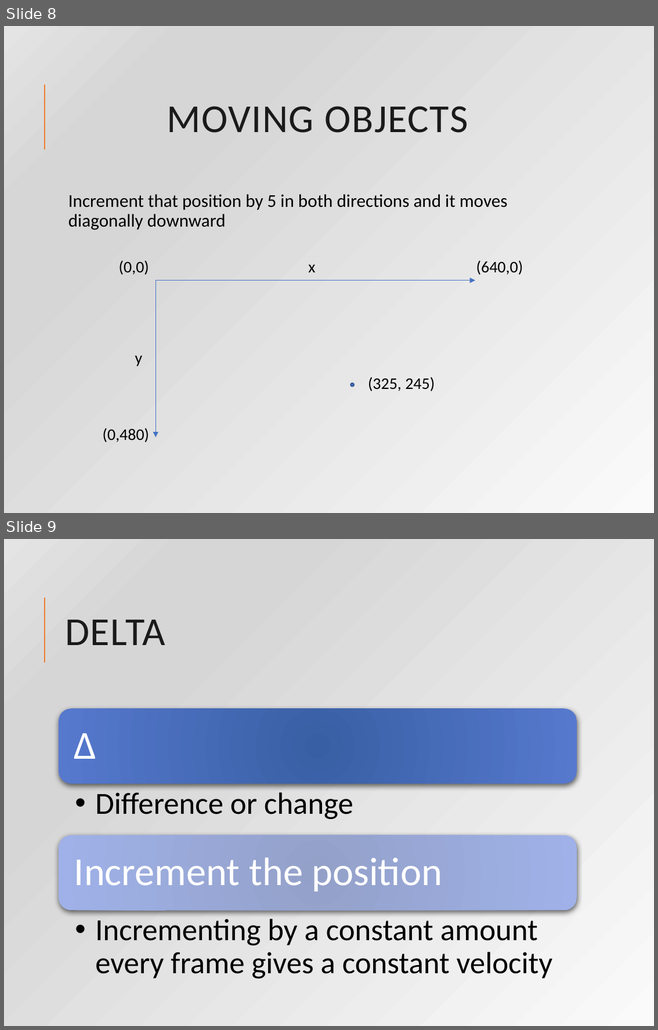
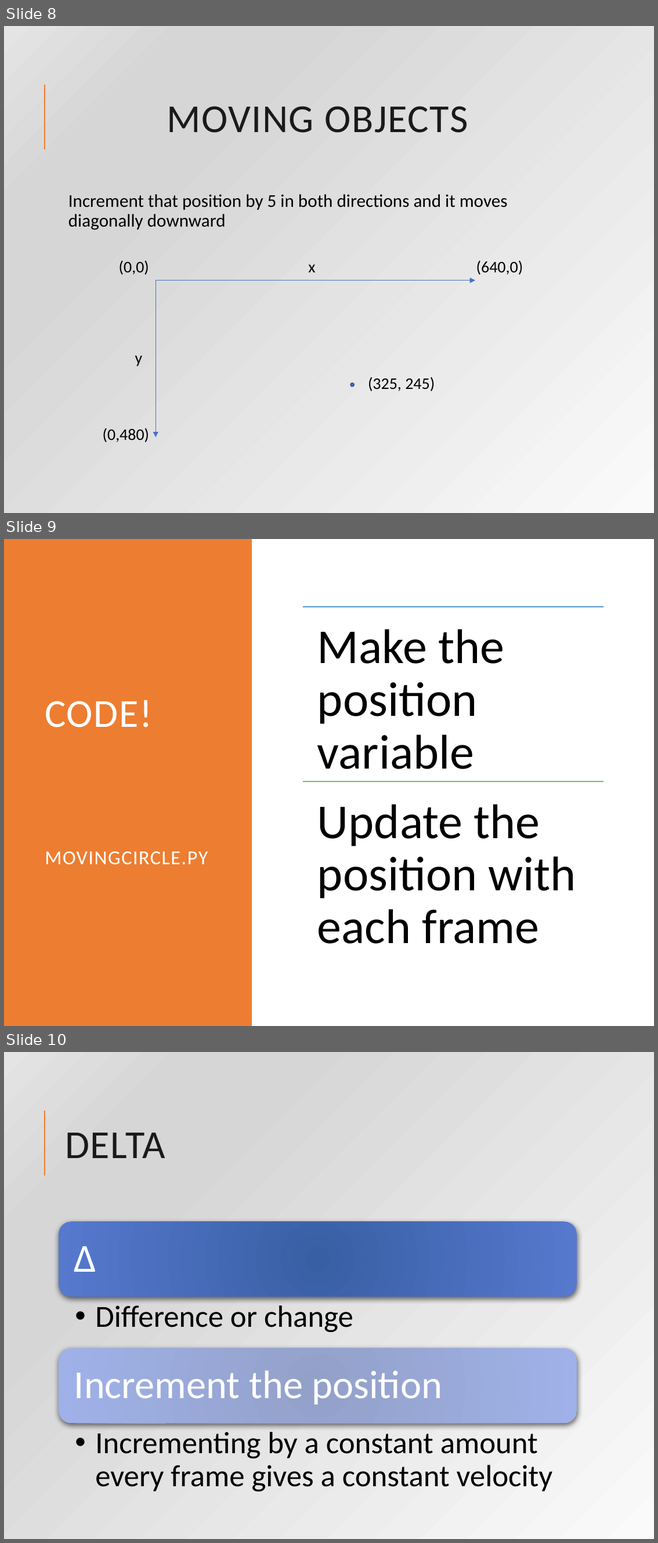
Before and after one commit to rsera/Junior-Knights, a slide deck: Python Day 10 Pygame 2.pptx. Shown one above the other, each under a label of ours: slides 8 and 9 before the commit, slides 8, 9 and 10 after it. The pictures are 658x1030 and 658x1543 pixels, drawn with LibreOffice and Linux fonts; fonts in the diff are those of the drawing. Boxes give left, top, right and bottom in pixels: in the first picture for what was removed or moved away, otherwise in the second. Text is boxed around its words. In the diff, an @@ line names an element or a change of style, - is before the commit and + after.

```diff
--- a/Python Day 10 Pygame 2.pptx
+++ b/Python Day 10 Pygame 2.pptx
@@ slide 9 added at box(4, 539, 654, 1026), background #FFFFFF @@
@@ rectangle added at box(4, 539, 252, 1026), fill #ED7D31 @@
@@ title added at box(45, 700, 208, 865), 22 pt, text #FFFFFF @@
+CODE!
+MOVINGCIRCLE.PY
@@ group added at box(303, 606, 603, 944): 2 lines, 2 texts @@
+Make the position variable
+Update the position with each frame
@@ what was slide 9 is now slide 10 @@
```
Also in this commit, not shown: 5 other slides added, 1 slide removed, 3 other files.
